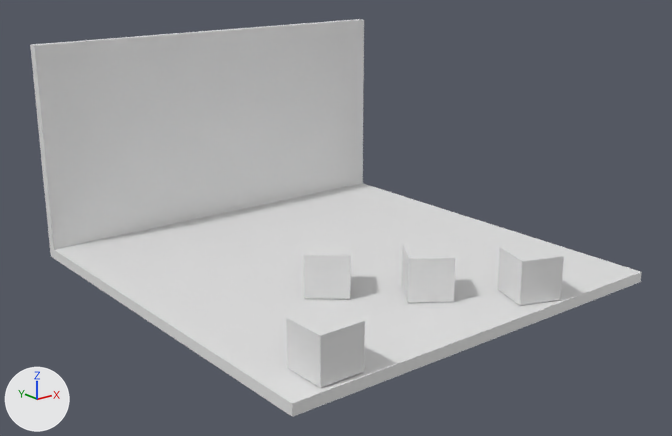
A saved change to the Blender file public/assets/models/floor_wall/floor_wall.blend.
Before and after are seen from a 50 mm camera at (-10.54, -13.11, 6.1) aimed at (-0.17, -0.15, 0.92). Every picture has the same lights, and +X, +Y and +Z are marked at lower left.
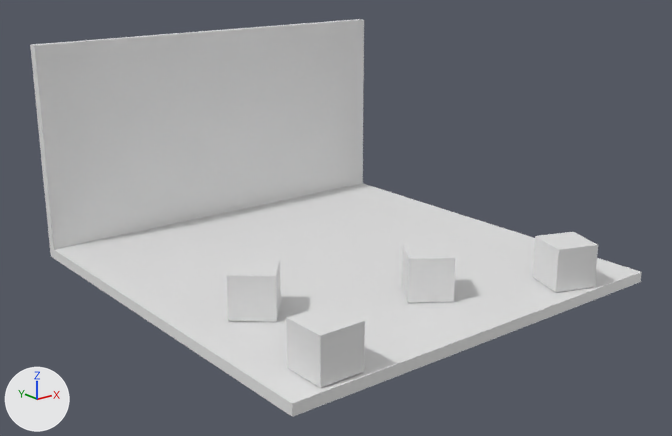
Edits to the bpy script that builds the scene:
```text
Change ob_cube1:
    ob_cube1.location: (-1.12, -1.12, 0.41) -> (-2.66, -1.12, 0.41)
Change ob_cube4:
    ob_cube4.location: (1.47, -3.44, 0.41) -> (2.42, -3.44, 0.41)
```

Boxes [x1, y1, x2, y2] around the edits, measured in the pictures (672 x 436 px):
'cube1', moved
    before: [304, 240, 351, 299]
    after: [226, 259, 281, 322]
'cube4', moved
    before: [497, 242, 564, 305]
    after: [533, 232, 598, 292]
